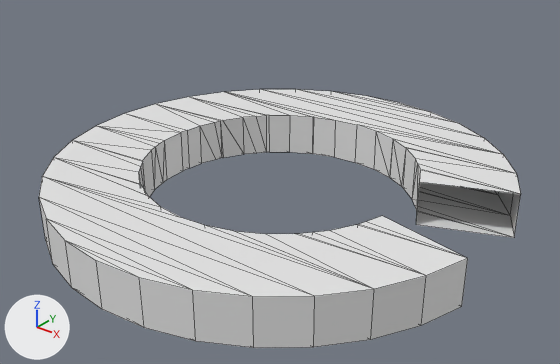
One commit to the Blender file blend/circled.blend: the scene before it, then after it.
Before and after are seen from a 50 mm lens placed at (3.81, -4.76, 2.99), pointed at (0.08, -0.1, 0.1). The lights are fixed; the arrows at lower left show +X, +Y and +Z. Mesh edges are drawn as thin lines.

Before the edit, the objects in view are built like this:
```python
me_cylinder = bpy.data.meshes.new('Cylinder')
me_cylinder.from_pydata(...)  # 166 vertices, 226 faces, 1 loose edge; spans x -2.0..1.96, y -2.0..2.0, z -0.2..0.2
ob_cylinder = bpy.data.objects.new('Cylinder', me_cylinder)
ob_cylinder.location = (0.0, 0.0, 0.0)
```
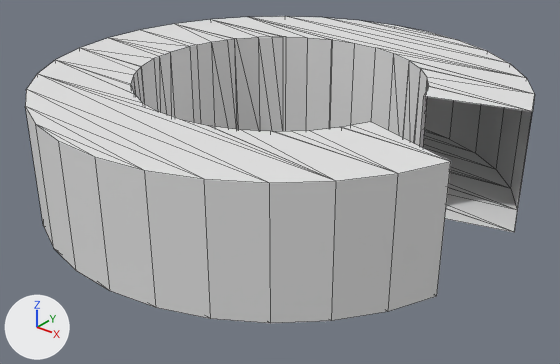
Pixel boxes [x1, y1, x2, y2] of what changed, in the pictures (560 x 364 px):
'Cylinder', reshaped, turned, rescaled: before [39, 89, 521, 348]; after [25, 16, 535, 323]

The change, as a diff of the scene's bpy script:
```diff
--- a/blend/circled.blend.py
+++ b/blend/circled.blend.py
@@ me_cylinder @@
 me_cylinder.from_pydata(...)  # 166 vertices, 226 faces, 1 loose edge; spans x -2.0..1.96, y -2.0..2.0, z -0.2..0.2
 # used by ob_cylinder; location = (0.0, 0.0, 0.0)
+# me_cylinder part 1: the loose piece of 164 vertices spanning x -2.0..1.96, y -2.0..2.0, z -0.2..0.2 is moved by (0.0, 0.0, 0.2)
@@ ob_cylinder @@
 ob_cylinder.location = (0.0, 0.0, 0.0)
+ob_cylinder.rotation_euler = (0.0, 0.0, -0.139)  # degrees (0, 0, -8)
+ob_cylinder.scale = (1.0, 1.0, 2.5)
```
